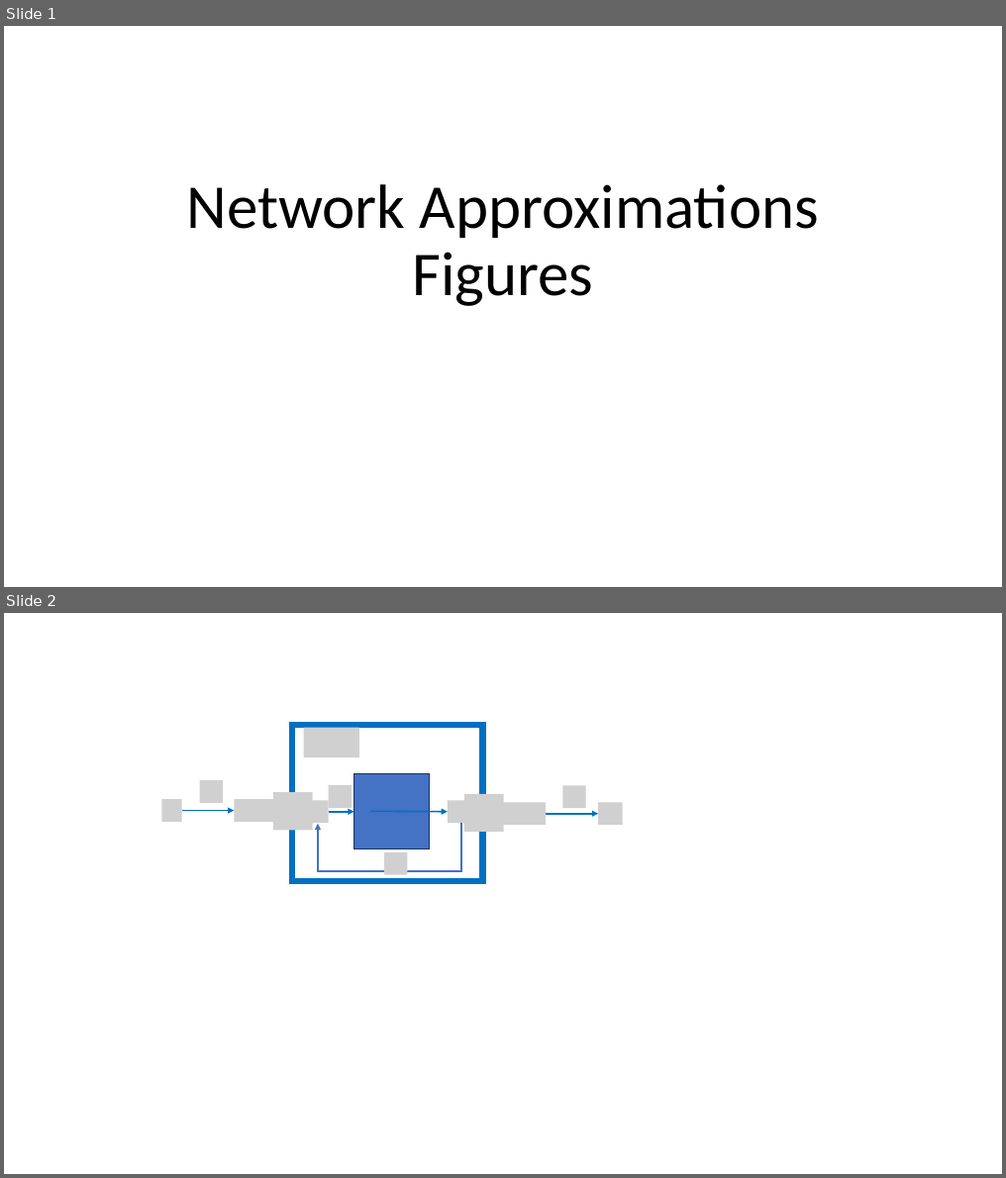
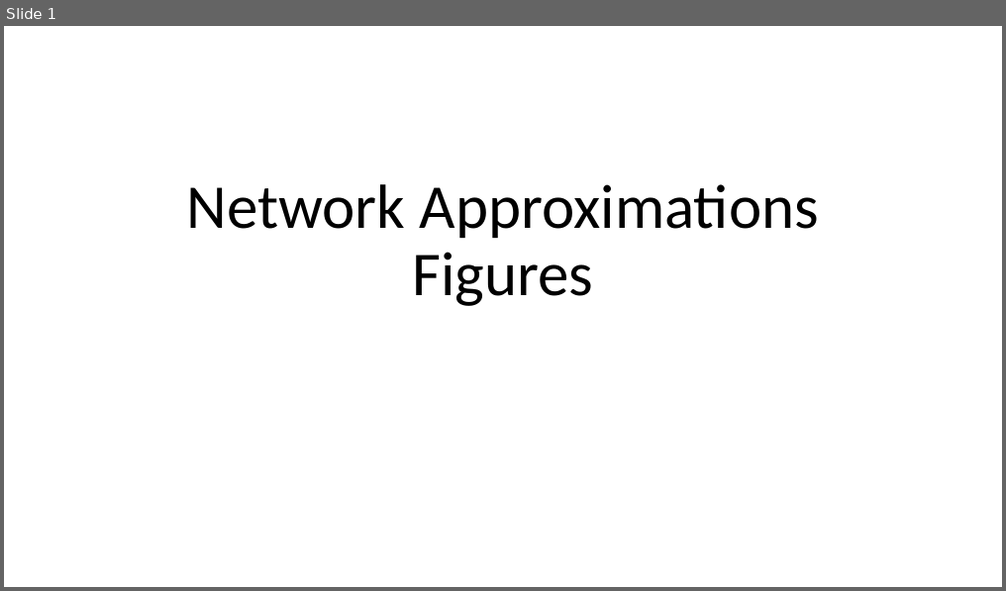
Before and after one commit to joseph-hellerstein/linear_reaction_networks, a slide deck: docs/figures.pptx. Shown one above the other, each under a label of ours: slides 1 and 2 before the commit, slide 1 after it. The pictures are 1006x1178 and 1006x591 pixels, drawn with LibreOffice and Linux fonts; fonts in the diff are those of the drawing; grey boxes stand for pictures. Boxes give left, top, right and bottom in pixels: in the first picture for what was removed or moved away, otherwise in the second. Text is boxed around its words. In the diff, an @@ line names an element or a change of style, - is before the commit and + after.

```diff
--- a/docs/figures.pptx
+++ b/docs/figures.pptx
@@ slide 2 removed at (4, 613, 1002, 1174), background #FFFFFF @@
@@ rectangle removed at (292, 725, 483, 881) @@
@@ picture removed at (303, 728, 359, 758) @@
@@ picture removed at (199, 780, 223, 803) @@
@@ picture removed at (328, 785, 351, 808) @@
@@ rectangle removed at (354, 774, 430, 850) @@
@@ picture removed at (562, 786, 586, 808) @@
@@ picture removed at (162, 799, 182, 822) @@
@@ arrow removed from (182, 811) to (234, 811) @@
@@ picture removed at (234, 799, 275, 822) @@
@@ picture removed at (272, 792, 313, 830) @@
@@ picture removed at (307, 800, 329, 823) @@
@@ arrow removed from (328, 812) to (354, 812) @@
@@ arrow removed from (370, 811) to (448, 812) @@
@@ picture removed at (448, 800, 474, 823) @@
@@ picture removed at (464, 794, 504, 832) @@
@@ picture removed at (500, 802, 546, 825) @@
@@ arrow removed from (546, 814) to (598, 814) @@
@@ picture removed at (598, 802, 623, 825) @@
@@ elbow arrow removed from (461, 823) to (318, 823) @@
@@ picture removed at (384, 853, 408, 875) @@
```
Also in this commit, not shown: 1 slide added, 2 other files.
